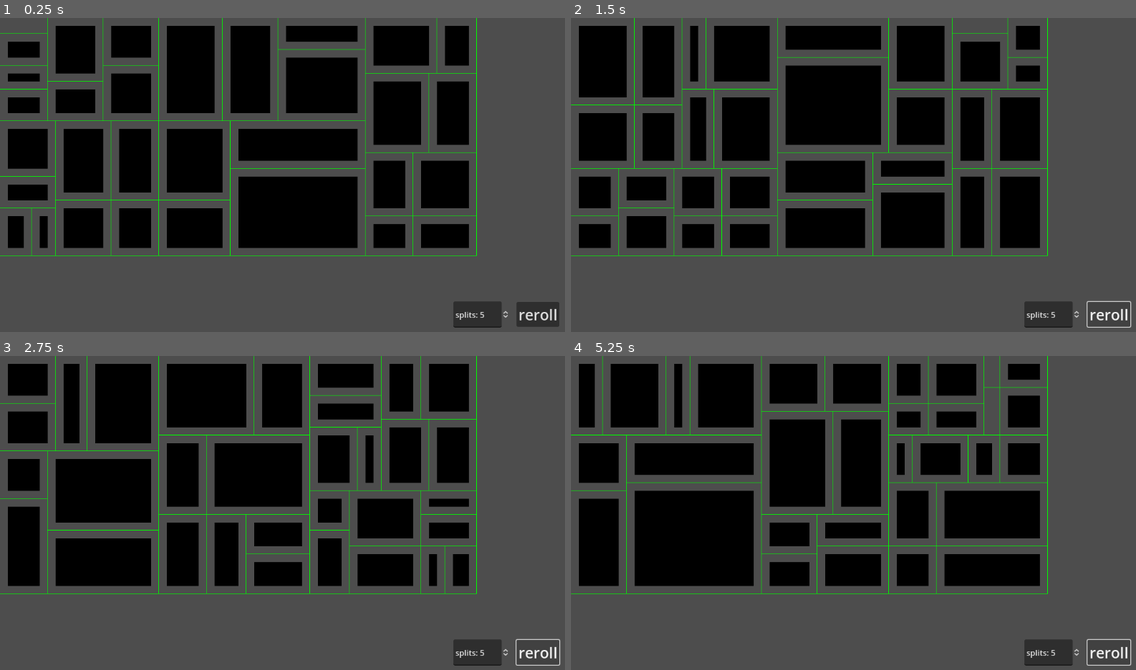
Above: before the commit, frames 1-4 (two rows, left to right).
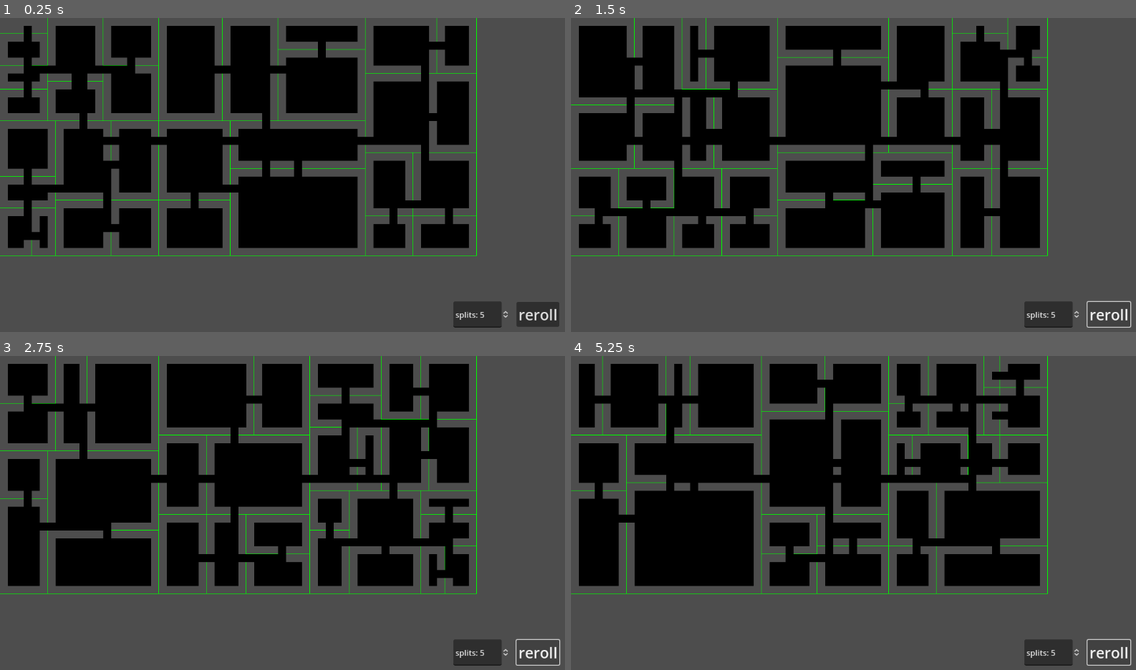
Above: after the commit, the same moments.

Repository: IanLum/Procedural-Dungeon-Generation
Game: Godot game, scene res://main.tscn
Two runs of this game, one before a commit and one after it. Both use one fixed random seed, a clock stepped at 60 frames per second and the inputs below.
Inputs:
- Up to frame 1 (0.25 s): no input
- Up to frame 2 (1.5 s): click "reroll" at 0.5 s; click "reroll" at 1.25 s
- Up to frame 3 (2.75 s): click "reroll" at 2 s
- Up to frame 4 (5.25 s): tap Enter at 2.75, 4.25 s; tap Space at 3.5, 5 s

The runs differ from the first frame. In frame 1, 3.3% of the frame differs, in the area x 4-81%, y 2-71%; in frame 2, 4.4%; in frame 3, 3.7%; in frame 4, 4.4%, in the area x 4-81%, y 5-66%.

Commit message:
add return type

Diff:
--- a/main.gd
+++ b/main.gd
@@ -29,20 +29,40 @@
 
 func generate_rooms():
 	root.split(splits_selector.value)
+	tile_map.clear()
 	place_room_tiles()
+	place_hallway_tiles()
 	queue_redraw()
 
 func place_room_tiles():
-	tile_map.clear()
 	for leaf in root.get_leaves():
 		for x in range(1, leaf.size.x - 1):
 			for y in range(1, leaf.size.y - 1):
-				tile_map.set_cell(
-					0,
-					Vector2i(x + leaf.position.x, y + leaf.position.y),
-					1,
-					Vector2i(0, 0)
-				)
+				place_tile(x + leaf.position.x, y + leaf.position.y)
+
+func place_hallway_tiles():
+	var queue: Array[Branch] = [root]
+	while not queue.is_empty():
+		var curr: Branch = queue.pop_front()
+		var left := curr.left
+		var right := curr.right
+		if not (left and right):
+			continue
+
+		queue.append_array([left, right])
+		var left_center := left.center()
+		var right_center := right.center()
+		if left_center.x == right_center.x:
+			# vertical hallway
+			for y in range(right_center.y - left_center.y):
+				place_tile(left_center.x, left_center.y + y)
+		else:
+			# horizontal hallway
+			for x in range(right_center.x - left_center.x):
+				place_tile(left_center.x + x, left_center.y)
+
+func place_tile(x, y):
+	tile_map.set_cell(0, Vector2i(x, y), 1, Vector2i(0, 0))
 
 func _on_reroll_pressed():
 	generate_rooms()
